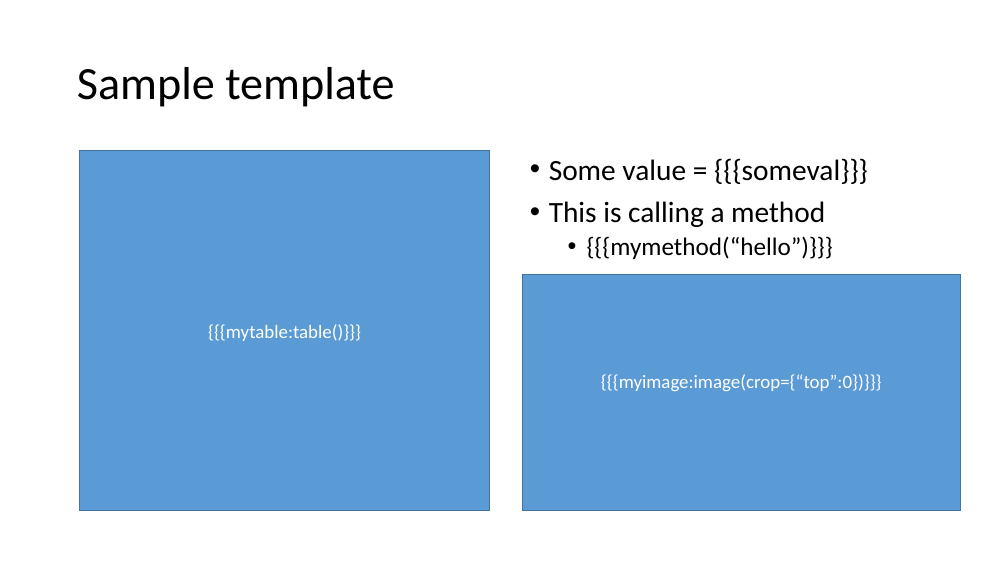
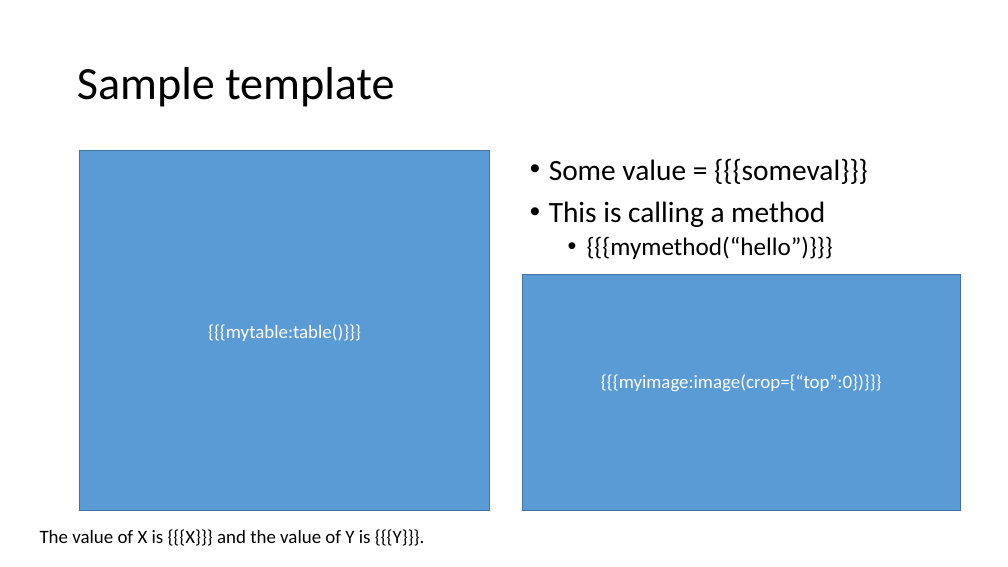
Before and after one commit to idling-mind/pptx_renderer, a slide deck: slide 1 of template.pptx. Drawn at 1008x567 pixels with LibreOffice and Linux fonts; fonts in the diff are those of the drawing. Boxes give left, top, right and bottom in pixels: in the first picture for what was removed or moved away, otherwise in the second. Text is boxed around its words. In the diff, an @@ line names an element or a change of style, - is before the commit and + after.

```diff
--- a/template.pptx
+++ b/template.pptx
@@ text added at bbox=[40, 529, 425, 546], 18 pt, text #000000 @@
+The value of X is {{{X}}} and the value of Y is {{{Y}}}.
```
Also in this commit, not shown: 4 other files.
